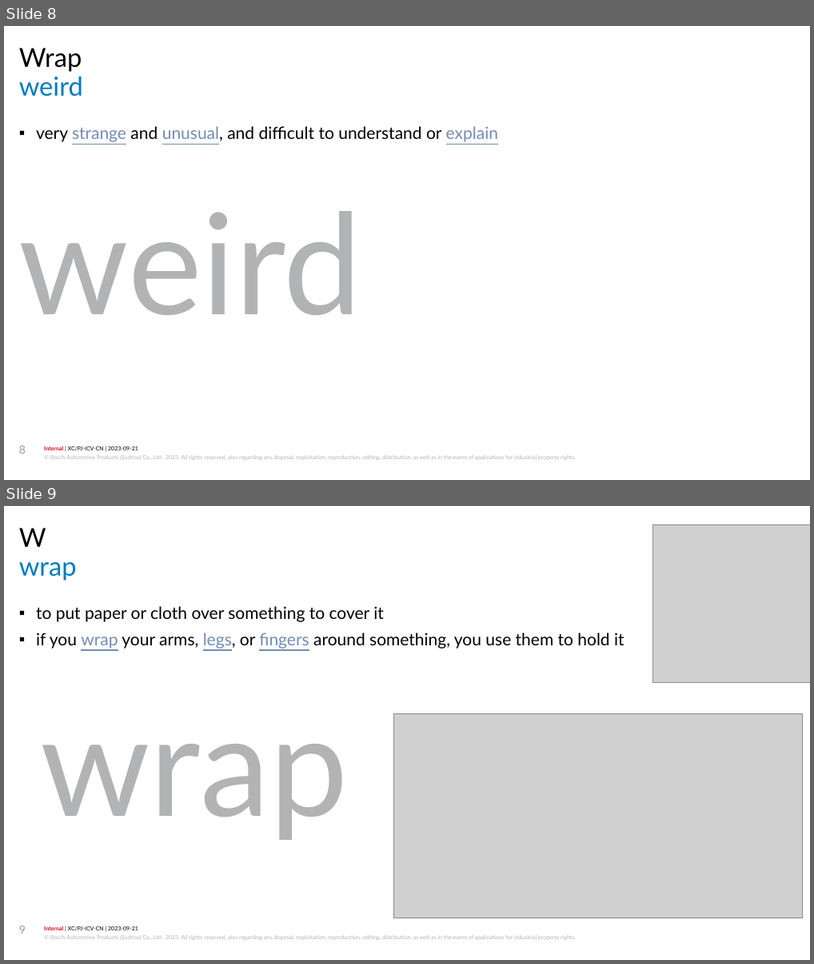
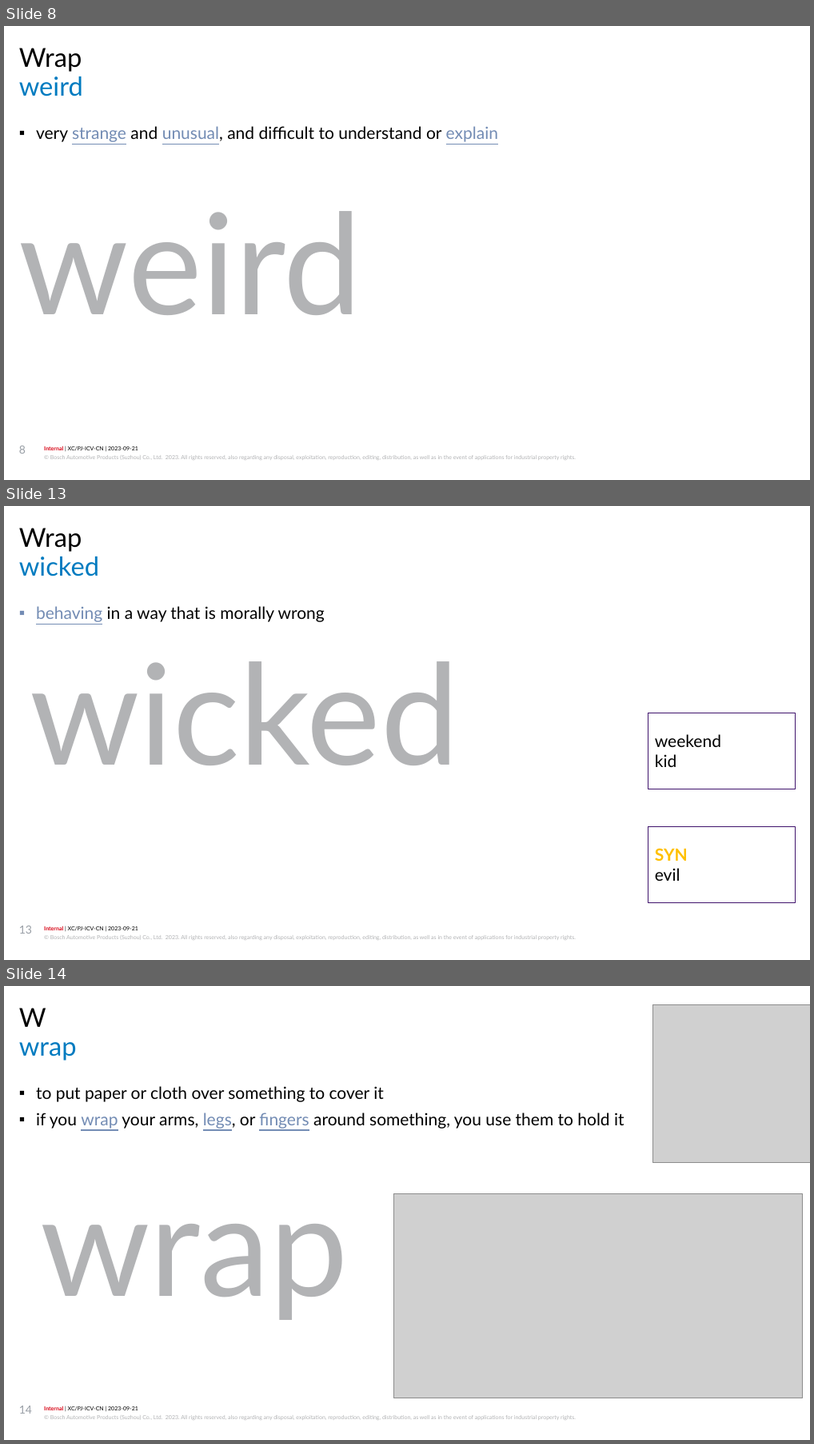
Before and after one commit to jiangyigithub/atomic-habit, a slide deck: longman 3000.pptx. Shown one above the other, each under a label of ours: slides 8 and 9 before the commit, slides 8, 13 and 14 after it; the slides between them are not shown. The pictures are 814x964 and 814x1444 pixels, drawn with LibreOffice and Linux fonts; fonts in the diff are those of the drawing; grey boxes stand for pictures; background and template pictures are left out. Boxes give left, top, right and bottom in pixels: in the first picture for what was removed or moved away, otherwise in the second. Text is boxed around its words. In the diff, an @@ line names an element or a change of style, - is before the commit and + after.

```diff
--- a/longman 3000.pptx
+++ b/longman 3000.pptx
@@ slide 13 added at bbox=[4, 506, 810, 960], background #FFFFFF; not listed: 2 template elements that a slide beside it also shows @@
@@ text added at bbox=[19, 528, 82, 552], 28 pt, text #000000 @@
+Wrap
@@ title added at bbox=[19, 556, 99, 576], 28 pt, text #007BC0 @@
+wicked
@@ text added at bbox=[36, 606, 325, 622], 18 pt, text #000000 @@
+▪ behaving in a way that is morally wrong
@@ text added at bbox=[30, 661, 459, 765], 150 pt, text #B2B3B5 @@
+wicked
@@ rectangle added at bbox=[649, 713, 795, 789], outline #3F136C 0.75 pt, 18 pt, text #000000 @@
+weekend
+kid
@@ rectangle added at bbox=[649, 827, 795, 903], outline #3F136C 0.75 pt, 18 pt, text #000000 @@
+SYN
+evil
@@ page number added at bbox=[19, 925, 32, 933], 12 pt, text #999FA6 @@
+13
@@ what was slide 9 is now slide 14 @@
@@ page number at bbox=[19, 1405, 32, 1413]: text changed @@
-9
+14
```
Also in this commit, not shown: 2 slides changed, 7 other slides added.
